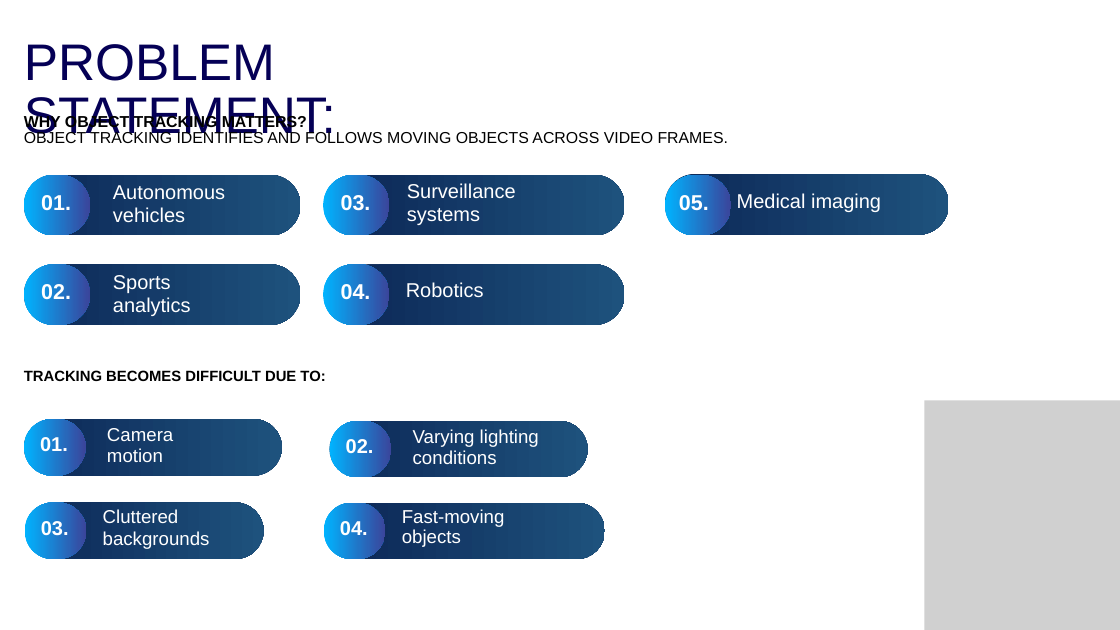
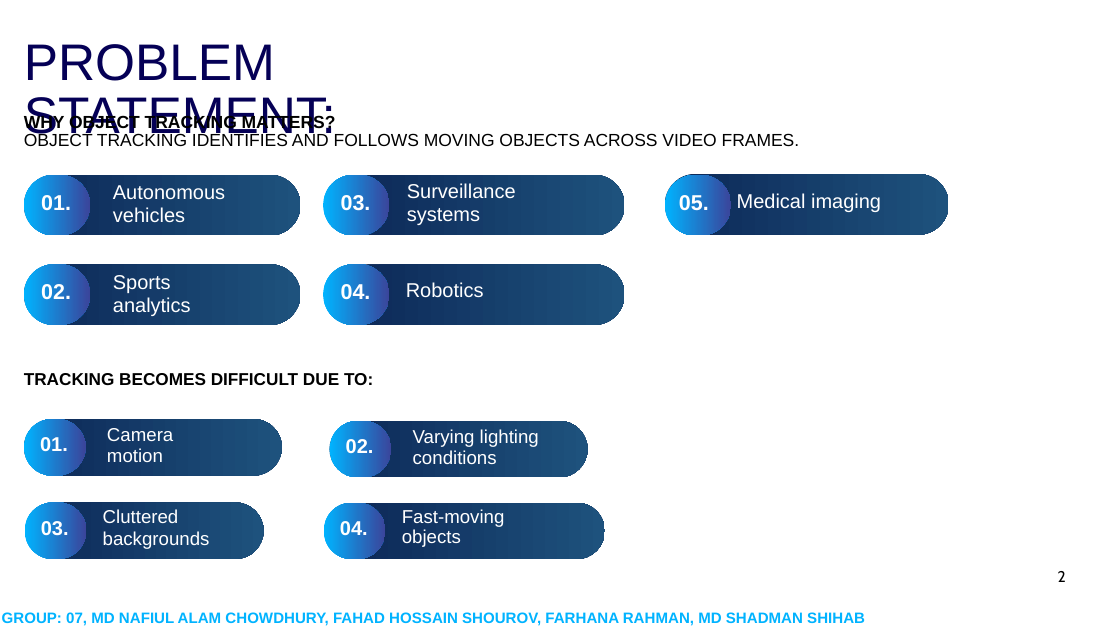
Before and after one commit to cyanide10/cse445project, a slide deck: slide 2 of other/445presentation.pptx. Drawn at 1120x630 pixels with LibreOffice and Linux fonts; fonts in the diff are those of the drawing; grey boxes stand for pictures; background and template pictures are left out. Boxes give left, top, right and bottom in pixels: in the first picture for what was removed or moved away, otherwise in the second. Text is boxed around its words. In the diff, an @@ line names an element or a change of style, - is before the commit and + after.

```diff
--- a/other/445presentation.pptx
+++ b/other/445presentation.pptx
@@ text "WHY OBJECT TRACKING MATTERS?" at [24,114,800,146]: size 20.4 to 22.4 pt; line spacing 32.3pt to 35.5pt; line spacing 21.3pt to 23.3pt @@
@@ text "TRACKING BECOMES DIFFICULT DUE TO:" at [24,373,373,385]: size 19.1 to 22.1 pt; line spacing 19.8pt to 23pt @@
@@ picture removed at [925,400,1120,630] @@
@@ text added at [1058,571,1066,582], 20 pt, text #000000 @@
+2
@@ text added at [2,612,865,626], 19.4 pt, text gradient #00B3FF to #3A459B, bold @@
+GROUP: 07, MD NAFIUL ALAM CHOWDHURY, FAHAD HOSSAIN SHOUROV, FARHANA RAHMAN, MD SHADMAN SHIHAB
```
Also in this commit, not shown: 11 other slides changed, 5 slides added, 1 slide removed.
